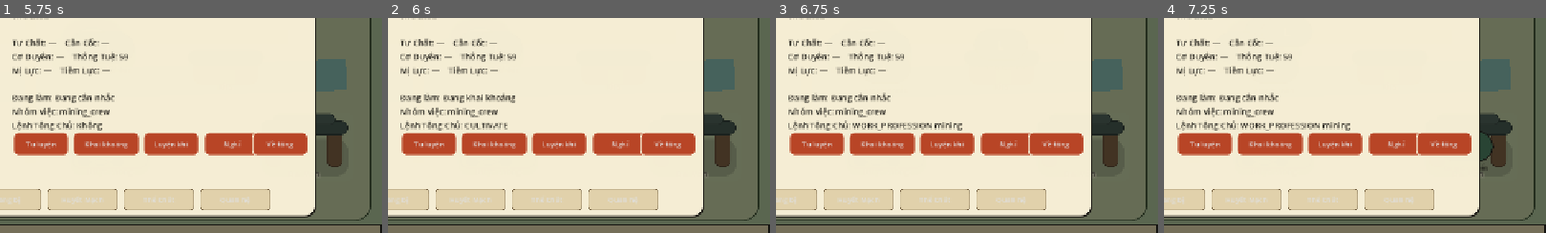
Above: before the commit, frames 1-4 (left to right).
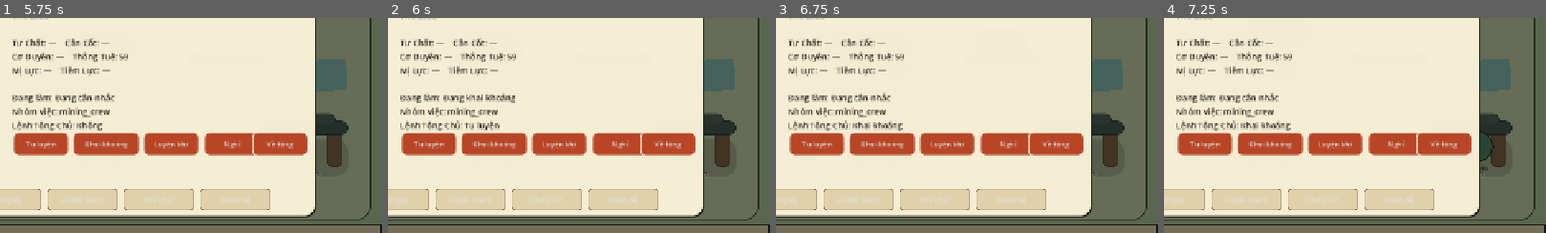
Above: after the commit, the same moments.

Repository: vuanhtuan161094-byte/TongMonBaDao
Game: Godot game, scene res://scenes/p3/p3_1_landscape_sect.tscn
Two runs of this game, one before a commit and one after it. Both use one fixed random seed, a clock stepped at 60 frames per second and the inputs below. This scene is started directly instead of the project's main scene.
Inputs (mouse positions are % of the whole screen's width and height, from its top left):
- Up to frame 1 (5.75 s): click (50, 23) at 0.5 s; click (72, 26) at 1.25 s; click (62, 47) at 2 s; click (80, 52) at 2.75 s; click (43, 68) at 3.5 s; click (64, 72) at 4.25 s; click (28, 50) at 5 s
- Up to frame 2 (6 s): click "Tu luyện" at 5.75 s
- Up to frame 3 (6.75 s): click "Khai khoáng" at 6.5 s
- Up to frame 4 (7.25 s): no input
The pictures show only the part of the screen within x 50-100%, y 41-91%; the shares and areas given below are measured in that part.

Frame 1 is identical in both runs. In frame 2, 0.2% of the frame differs, in the area x 20-32%, y 48-53%; in frame 3, 0.7%, in the area x 20-49%, y 48-53%; in frame 4, 0.7%.

Commit message:
Remove remaining developer copy from base presentation

Diff:
--- a/godot/src/presentation/p3_1_landscape_sect.gd
+++ b/godot/src/presentation/p3_1_landscape_sect.gd
@@ -466,7 +466,7 @@
         SectMapPresentation.DEST_MAIN_HALL:
             return "Đệ tử: %d/%d\nChính sách lao động: %s\nNgân khố: %d\n\nTrung tâm điều hành các chính sách của tông môn." % [state.disciples.size(), state.sect.disciple_capacity, str(state.sect.work_policy), state.sect.treasury]
         SectMapPresentation.DEST_WAREHOUSE:
-            return "Thanh Thiết: %d\nLinh Mộc: %d\nYêu Đan: %d\nLinh Tủy: %d\nLinh Thạch: %d\n\nSố liệu lấy trực tiếp từ kho/economy hiện tại." % [
+            return "Thanh Thiết: %d\nLinh Mộc: %d\nYêu Đan: %d\nLinh Tủy: %d\nLinh Thạch: %d\n\nTài nguyên đang có trong tông môn." % [
                 int(state.sect.forge_materials.get("thanh_thiet", 0)),
                 int(state.sect.forge_materials.get("linh_moc", 0)),
                 int(state.sect.technique_materials.get("yeu_dan", 0)),
@@ -474,17 +474,17 @@
                 state.sect.spirit_stones
             ]
         SectMapPresentation.DEST_FORGE:
-            return "Đệ tử đang luyện khí: %d\nĐiểm hỗ trợ rèn: %d\nThanh Thiết trong kho: %d\n\nĐệ tử WORK_FORGING trên simulation sẽ di chuyển tới đây." % [_count_action(&"WORK_FORGING"), state.sect.forge_support_points, int(state.sect.forge_materials.get("thanh_thiet", 0))]
+            return "Đệ tử đang luyện khí: %d\nĐiểm hỗ trợ rèn: %d\nThanh Thiết trong kho: %d\n\nNgười phụ trách luyện khí sẽ làm việc tại đây." % [_count_action(&"WORK_FORGING"), state.sect.forge_support_points, int(state.sect.forge_materials.get("thanh_thiet", 0))]
         SectMapPresentation.DEST_MINE:
-            return "Đệ tử đang khai khoáng: %d\nThanh Thiết trong kho: %d\n\nHoàn thành chu kỳ khai khoáng thật sẽ cộng Thanh Thiết vào economy P2.7/P2.6." % [_count_action(&"WORK_MINING"), int(state.sect.forge_materials.get("thanh_thiet", 0))]
+            return "Đệ tử đang khai khoáng: %d\nThanh Thiết trong kho: %d\n\nMỗi chu kỳ khai khoáng hoàn thành sẽ đưa Thanh Thiết về kho." % [_count_action(&"WORK_MINING"), int(state.sect.forge_materials.get("thanh_thiet", 0))]
         SectMapPresentation.DEST_CULTIVATION:
-            return "Đang tu luyện/phá cảnh: %d\n\nTu vi, Linh căn, Huyết Mạch, Thể Chất và các multiplier hiện tại vẫn do simulation P2 quyết định." % [_count_actions([&"CULTIVATE", &"BREAKTHROUGH"])]
+            return "Đang tu luyện/phá cảnh: %d\n\nĐệ tử tới đây để tu luyện và chuẩn bị phá cảnh khi đủ điều kiện." % [_count_actions([&"CULTIVATE", &"BREAKTHROUGH"])]
         SectMapPresentation.DEST_RESIDENCE:
-            return "Đệ tử đang nghỉ: %d\nSức chứa chỗ ở: %d\n\nREST thật sẽ hồi thể lực/HP theo NeedsSystem." % [_count_action(&"REST"), state.sect.lodging_capacity]
+            return "Đệ tử đang nghỉ: %d\nSức chứa chỗ ở: %d\n\nNghỉ ngơi giúp hồi thể lực và một phần thương thế." % [_count_action(&"REST"), state.sect.lodging_capacity]
         SectMapPresentation.DEST_MEDICINE:
-            return "Đệ tử đang trị thương: %d\nDược liệu/thuốc dự trữ: %d\n\nHEAL thật tiếp tục dùng economy/NeedsSystem hiện tại." % [_count_action(&"HEAL"), state.sect.medicine_stock]
+            return "Đệ tử đang trị thương: %d\nThuốc dự trữ: %d\n\nDược Phòng hỗ trợ hồi phục khi tông môn còn thuốc." % [_count_action(&"HEAL"), state.sect.medicine_stock]
         SectMapPresentation.DEST_GATE:
-            return "Đệ tử ngoài tông: %d\nĐang trong luồng săn/di chuyển/chiến đấu: %d\n\nKhi xuất môn, avatar đi về Đại Môn; combat vẫn do P2.5 xử lý." % [_count_outside(), _count_actions([&"HUNT", &"TRAVEL", &"COMBAT", &"LOOT", &"RETURN_SECT"])]
+            return "Đệ tử ngoài tông: %d\nĐang săn/di chuyển/chiến đấu: %d\n\nĐại Môn là nơi theo dõi người đang xuất môn và triệu hồi họ khi cần." % [_count_outside(), _count_actions([&"HUNT", &"TRAVEL", &"COMBAT", &"LOOT", &"RETURN_SECT"])]
         _:
             return "Sân trung tâm — nơi avatar giữ vị trí khi chờ lệnh."
 
@@ -611,9 +611,7 @@
         physique_text = physiques.display_physique(state, disciple.id)
         physique_text += " · Tôi thể %d/%d" % [physiques.temper_level(state, disciple.id), PhysiqueSystem.MAX_TEMPER_LEVEL]
 
-    var command_text := "Không"
-    if not disciple.direct_command.is_empty():
-        command_text = "%s %s" % [str(disciple.direct_command.get("kind", "")), str(disciple.direct_command.get("target", ""))]
+    var command_text := _player_command_text(disciple)
 
     return "Phẩm chất: %s\nCảnh giới: %s\nHP: %.0f/%.0f    Thể lực: %.0f/100\n\nLinh căn: %s\nHuyết mạch: %s\nThể chất: %s\n\nTư Chất: %s    Căn Cốt: %s\nCơ Duyên: %s    Thông Tuệ: %s\nMị Lực: %s    Tiềm Lực: %s\n\nĐang làm: %s\nNhóm việc: %s\nLệnh Tông Chủ: %s" % [
         quality,
@@ -635,6 +633,25 @@
         command_text
     ]
 
+func _player_command_text(disciple: DiscipleState) -> String:
+    if disciple.direct_command.is_empty():
+        return "Không"
+    var kind := StringName(disciple.direct_command.get("kind", ""))
+    var target := StringName(disciple.direct_command.get("target", ""))
+    match kind:
+        WorkforceSystem.COMMAND_CULTIVATE: return "Tu luyện"
+        WorkforceSystem.COMMAND_REST: return "Nghỉ"
+        WorkforceSystem.COMMAND_RETURN_SECT: return "Về tông"
+        WorkforceSystem.COMMAND_HOLD: return "Ở lại tông"
+        WorkforceSystem.COMMAND_WORK:
+            if target == WorkforceSystem.PROF_MINING:
+                return "Khai khoáng"
+            if target == WorkforceSystem.PROF_FORGING:
+                return "Luyện khí"
+            return "Làm việc"
+        WorkforceSystem.COMMAND_HUNT_REGION: return "Xuất môn"
+        _: return "Đang chờ thực hiện"
+
 func _add_quick_order_button(parent: Control, text: String, pos: Vector2, kind: StringName, target: String = "") -> void:
     var button := Button.new()
     button.text = text
